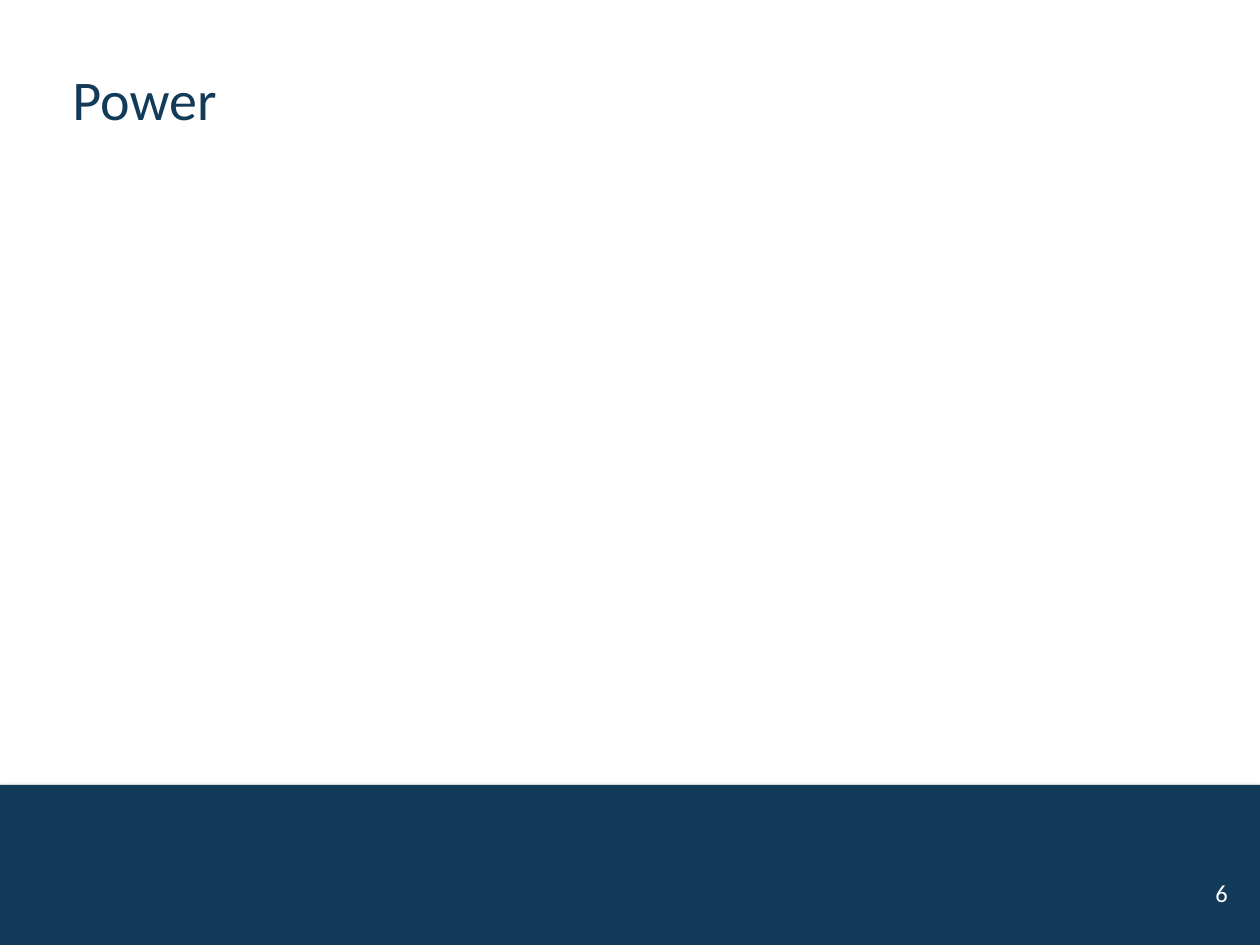
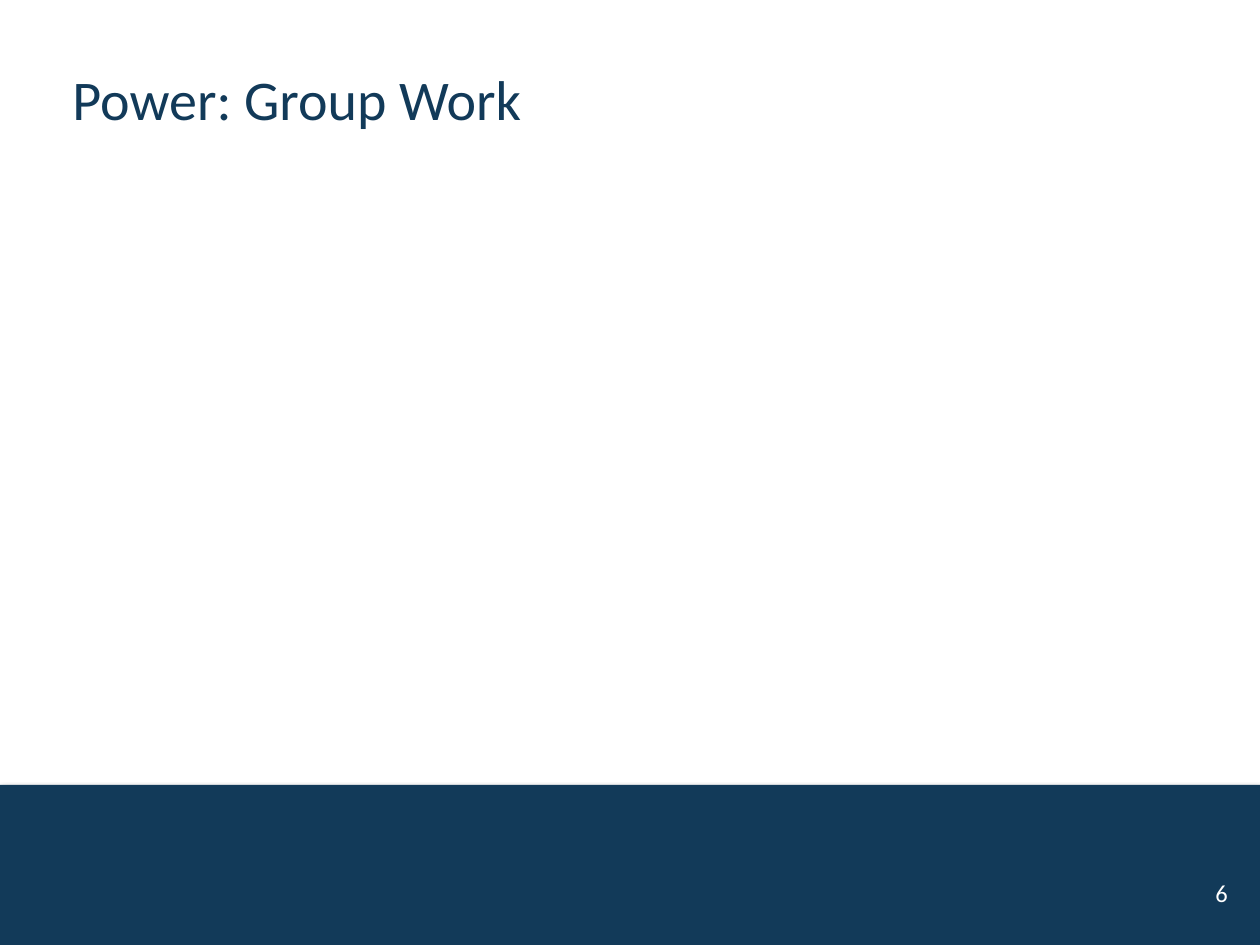
Before and after one commit to mutasim221B/CWRU-STAT-312-Fall-26, a slide deck: slide 6 of docs/activities/Unit-08-Hypothesis.pptx. Drawn at 1260x945 pixels with LibreOffice and Linux fonts; fonts in the diff are those of the drawing; background and template pictures are left out. Boxes give left, top, right and bottom in pixels: in the first picture for what was removed or moved away, otherwise in the second. Text is boxed around its words. In the diff, an @@ line names an element or a change of style, - is before the commit and + after.

```diff
--- a/docs/activities/Unit-08-Hypothesis.pptx
+++ b/docs/activities/Unit-08-Hypothesis.pptx
@@ title at (72, 81, 521, 129): text changed @@
-Power
+Power: Group Work
```
Also in this commit, not shown: 40 other files.
